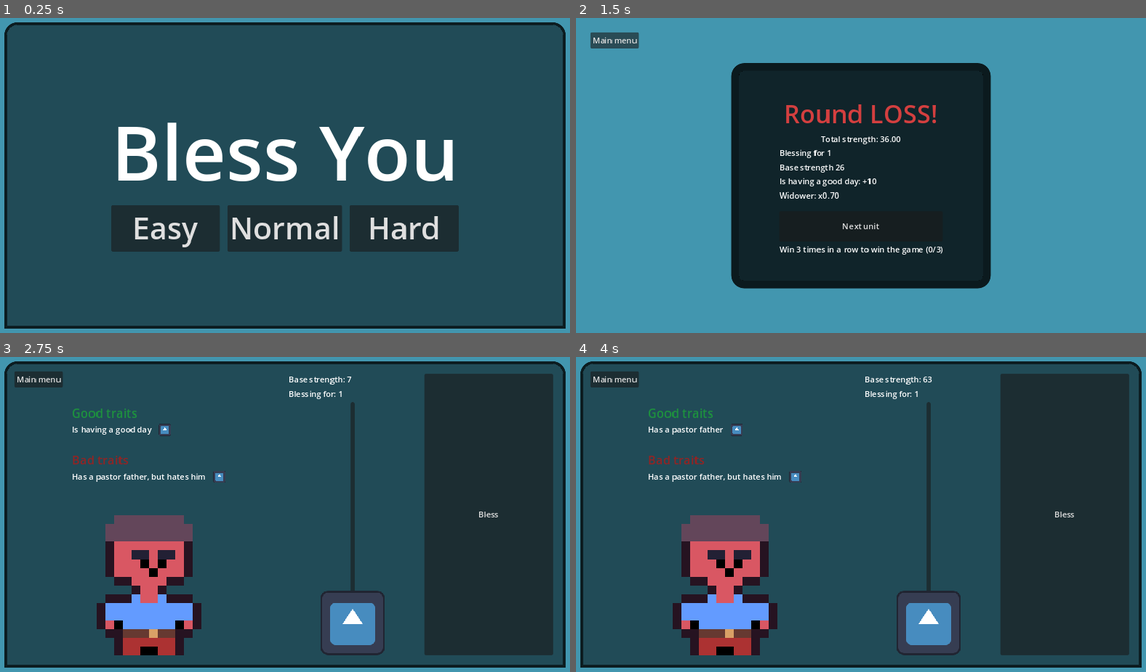
Above: before the commit, frames 1-4 (two rows, left to right).
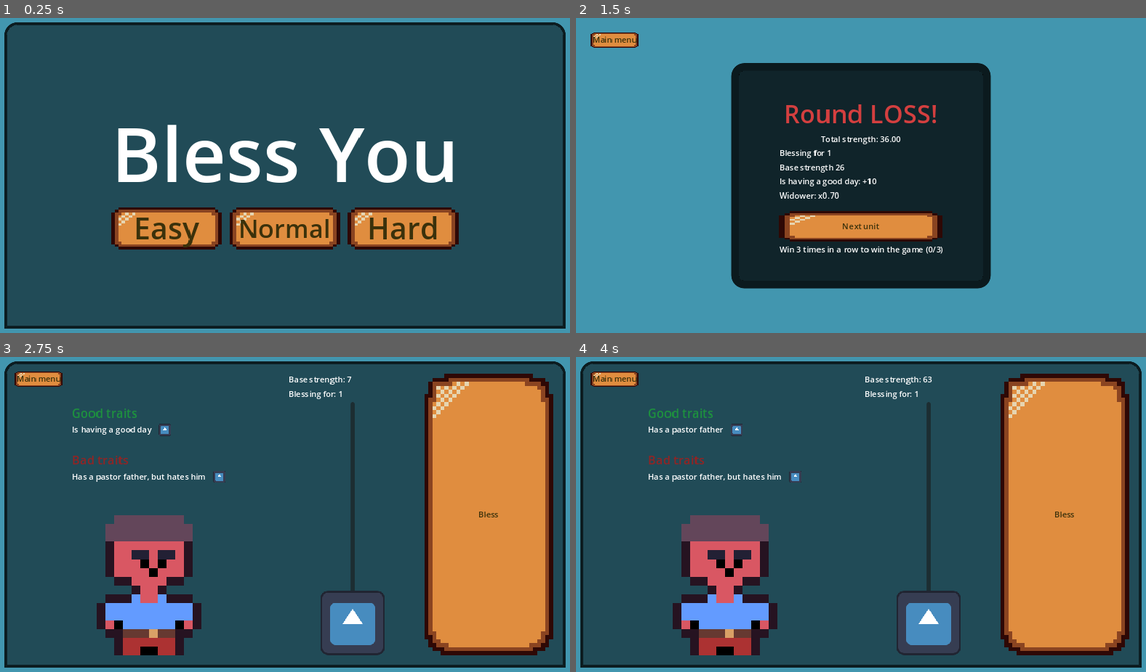
Above: after the commit, the same moments.

Repository: frostblooded/wolf
Game: Godot game, scene res://scenes/MainMenu.tscn
The game is run twice, just before and just after one commit, with the same random seed, the same clock (stepped at 60 frames per second) and the same inputs. The engine's default icon, where the game draws it, is replaced by a stand-in: a white triangle on a blue panel in a dark square.
Inputs:
- Up to frame 1 (0.25 s): no input
- Up to frame 2 (1.5 s): click "Easy" at 0.5 s; click "Bless" at 1.25 s
- Up to frame 3 (2.75 s): click "Next unit" at 2 s
- Up to frame 4 (4 s): click "Bless" at 2.75 s; click "Next unit" at 3.5 s

The runs differ from the first frame. In frame 1, 9.7% of the frame differs, in the area x 19-81%, y 33-75%; in frame 2, 3.1%; in frame 3, 21%, in the area x 2-98%, y 4-95%; in frame 4, 21%.

Commit message:
Make button sprites

Diff:
--- a/scenes/MainMenu.tscn
+++ b/scenes/MainMenu.tscn
@@ -68,7 +68,7 @@
 [node name="NormalButton" type="Button" parent="CanvasLayer/MarginContainer/PanelContainer/VBoxContainer/HBoxContainer"]
 layout_mode = 2
 size_flags_horizontal = 3
-theme_override_font_sizes/font_size = 60
+theme_override_font_sizes/font_size = 50
 text = "Normal"
 script = ExtResource("1_dmttn")
 
--- a/scenes/UI/BlessingUnitUI.tscn
+++ b/scenes/UI/BlessingUnitUI.tscn
@@ -132,6 +132,7 @@
 [node name="Button" type="Button" parent="MarginContainer/PanelContainer/MarginContainer/HBoxContainer/HBoxContainer/VBoxContainer/BlessingInput"]
 layout_mode = 2
 size_flags_horizontal = 3
+theme_type_variation = &"HugeButton"
 text = "Bless"
 
 [connection signal="value_changed" from="MarginContainer/PanelContainer/MarginContainer/HBoxContainer/HBoxContainer/VBo …(213 unchanged characters)…
--- a/theme.tres
+++ b/theme.tres
@@ -1,6 +1,39 @@
-[gd_resource type="Theme" format=3 uid="uid://bkgpk6i5s5xb1"]
+[gd_resource type="Theme" load_steps=11 format=3 uid="uid://bkgpk6i5s5xb1"]
+
+[ext_resource type="Texture2D" uid="uid://7loptyiyhnyg" path="res://aseprite/button.png" id="1_0j275"]
+[ext_resource type="Texture2D" uid="uid://dm2x8cncoyr7u" path="res://aseprite/hovered_button.png" id="2_o8ov0"]
+[ext_resource type="Texture2D" uid="uid://d1prvw7ffhilk" path="res://aseprite/hovered_huge_button.png" id="4_jjm52"]
+[ext_resource type="Texture2D" uid="uid://cmd5wlej40x1o" path="res://aseprite/huge_button.png" id="5_5065p"]
+
+[sub_resource type="SystemFont" id="SystemFont_fsg14"]
+font_names = PackedStringArray("David CLM")
+
+[sub_resource type="StyleBoxTexture" id="StyleBoxTexture_he6gw"]
+texture = ExtResource("2_o8ov0")
+
+[sub_resource type="StyleBoxTexture" id="StyleBoxTexture_pm1my"]
+texture = ExtResource("1_0j275")
+
+[sub_resource type="StyleBoxTexture" id="StyleBoxTexture_espg5"]
+texture = ExtResource("4_jjm52")
+
+[sub_resource type="StyleBoxTexture" id="StyleBoxTexture_ghnfy"]
+texture = ExtResource("5_5065p")
+
+[sub_resource type="SystemFont" id="SystemFont_hsb7c"]
+font_names = PackedStringArray("David CLM")
 
 [resource]
+Button/colors/font_color = Color(0.231373, 0.192157, 0.0431373, 1)
+Button/colors/font_disabled_color = Color(0.231373, 0.192157, 0.0431373, 1)
+Button/colors/font_hover_color = Color(0.231373, 0.192157, 0.0431373, 1)
+Button/fonts/font = SubResource("SystemFont_fsg14")
+Button/styles/hover = SubResource("StyleBoxTexture_he6gw")
+Button/styles/normal = SubResource("StyleBoxTexture_pm1my")
 HBoxContainer/constants/separation = 15
+HugeButton/base_type = &"Button"
+HugeButton/styles/hover = SubResource("StyleBoxTexture_espg5")
+HugeButton/styles/normal = SubResource("StyleBoxTexture_ghnfy")
+Label/fonts/font = SubResource("SystemFont_hsb7c")
 RoundResultLabel/base_type = &"Label"
 RoundResultLabel/font_sizes/font_size = 50
Binary file added: aseprite/button.aseprite
Binary file added: aseprite/button.png
Not shown, added: aseprite/button.png.import
Binary file added: aseprite/hovered_button.aseprite
Binary file added: aseprite/hovered_button.png
Not shown, added: aseprite/hovered_button.png.import
Binary file added: aseprite/hovered_huge_button.aseprite
Binary file added: aseprite/hovered_huge_button.png
Not shown, added: aseprite/hovered_huge_button.png.import
Binary file added: aseprite/huge_button.aseprite
Binary file added: aseprite/huge_button.png
Not shown, added: aseprite/huge_button.png.import
(and 1 more such lines)
